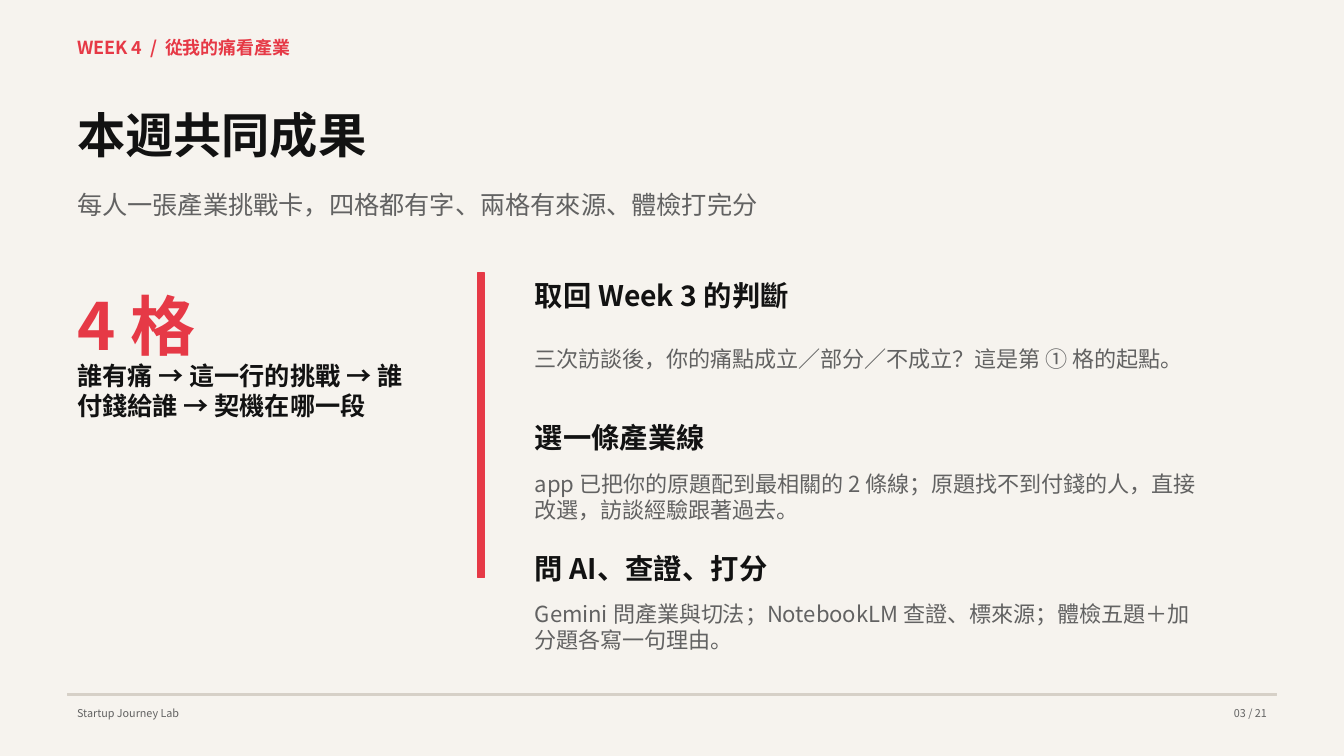
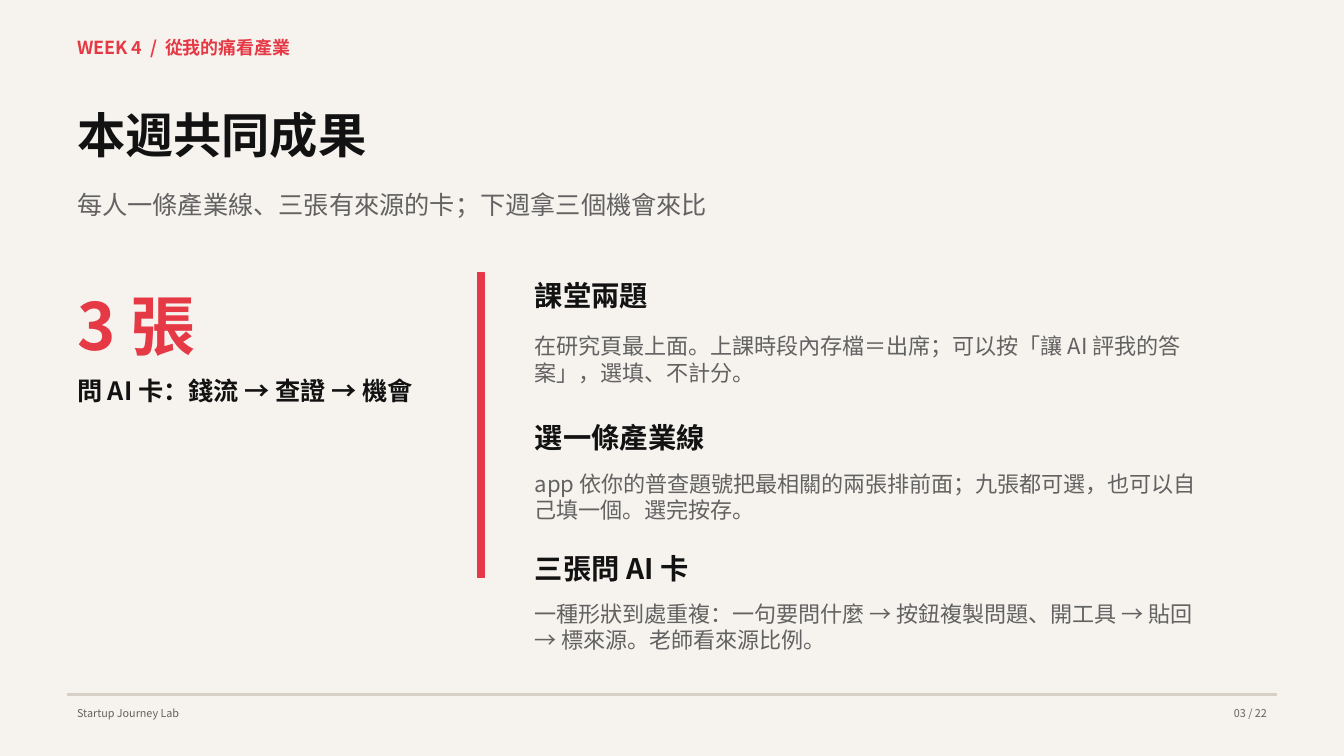
Before and after one commit to hpyuan1220/startup-journey-lab-app, a slide deck: slide 3 of materials/Week4_教學簡報.pptx. Drawn at 1344x756 pixels with LibreOffice and Linux fonts; fonts in the diff are those of the drawing. Boxes give left, top, right and bottom in pixels: in the first picture for what was removed or moved away, otherwise in the second. Text is boxed around its words. In the diff, an @@ line names an element or a change of style, - is before the commit and + after.

```diff
--- a/materials/Week4_教學簡報.pptx
+++ b/materials/Week4_教學簡報.pptx
@@ text at bbox=[77, 192, 707, 218]: text changed @@
-每人一張產業挑戰卡，四格都有字、兩格有來源、體檢打完分
+每人一條產業線、三張有來源的卡；下週拿三個機會來比
@@ text at bbox=[77, 297, 195, 356]: text changed @@
-4 格
+3 張
@@ text at bbox=[535, 282, 648, 309]: text changed @@
-取回 Week 3 的判斷
+課堂兩題
@@ text at bbox=[535, 335, 1181, 383]: text changed @@
-三次訪談後，你的痛點成立／部分／不成立？這是第 ① 格的起點。
+在研究頁最上面。上課時段內存檔＝出席；可以按「讓 AI 評我的答案」，選填、不計分。
@@ text at bbox=[77, 374, 413, 406]: text changed @@
-誰有痛 → 這一行的挑戰 → 誰付錢給誰 → 契機在哪一段
+問 AI 卡：錢流 → 查證 → 機會
@@ text at bbox=[535, 473, 1195, 520]: text changed @@
-app 已把你的原題配到最相關的 2 條線；原題找不到付錢的人，直接改選，訪談經驗跟著過去。
+app 依你的普查題號把最相關的兩張排前面；九張都可選，也可以自己填一個。選完按存。
@@ text at bbox=[535, 555, 689, 582]: text changed @@
-問 AI、查證、打分
+三張問 AI 卡
@@ text at bbox=[535, 603, 1192, 650]: text changed @@
-Gemini 問產業與切法；NotebookLM 查證、標來源；體檢五題＋加分題各寫一句理由。
+一種形狀到處重複：一句要問什麼 → 按鈕複製問題、開工具 → 貼回 → 標來源。老師看來源比例。
@@ text at bbox=[1234, 709, 1267, 717]: text changed @@
-03 / 21
+03 / 22
```
Also in this commit, not shown: 14 other slides changed, 7 slides added, 6 slides removed, 4 other files.
